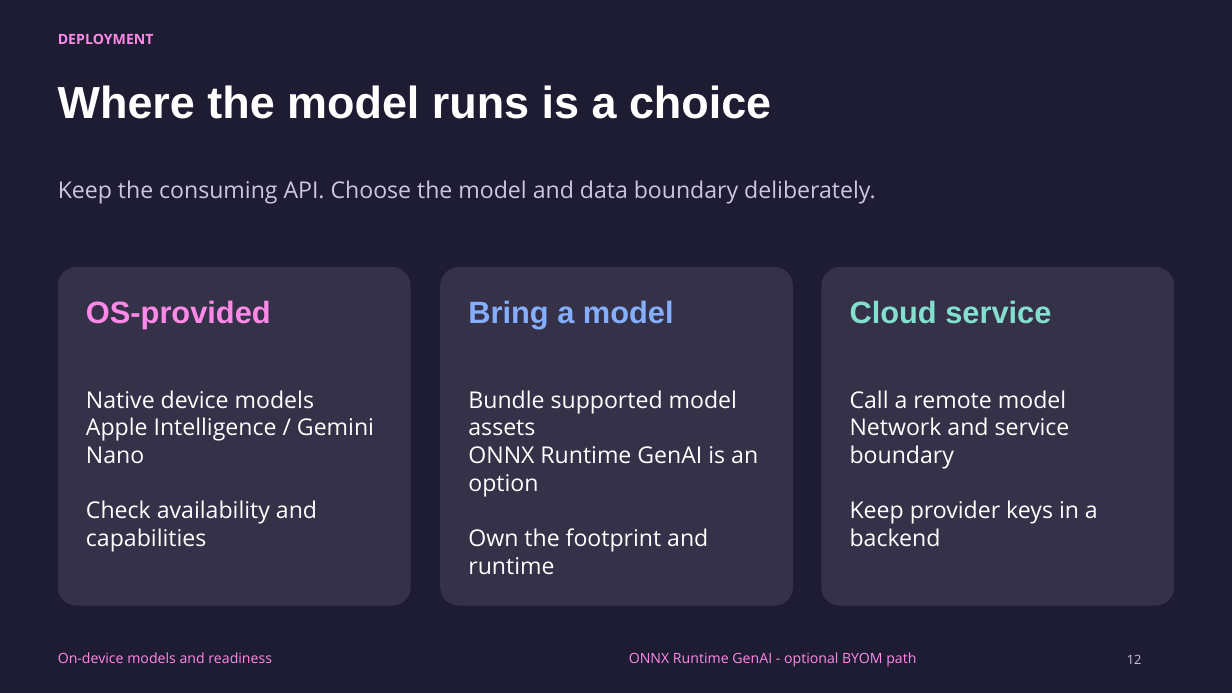
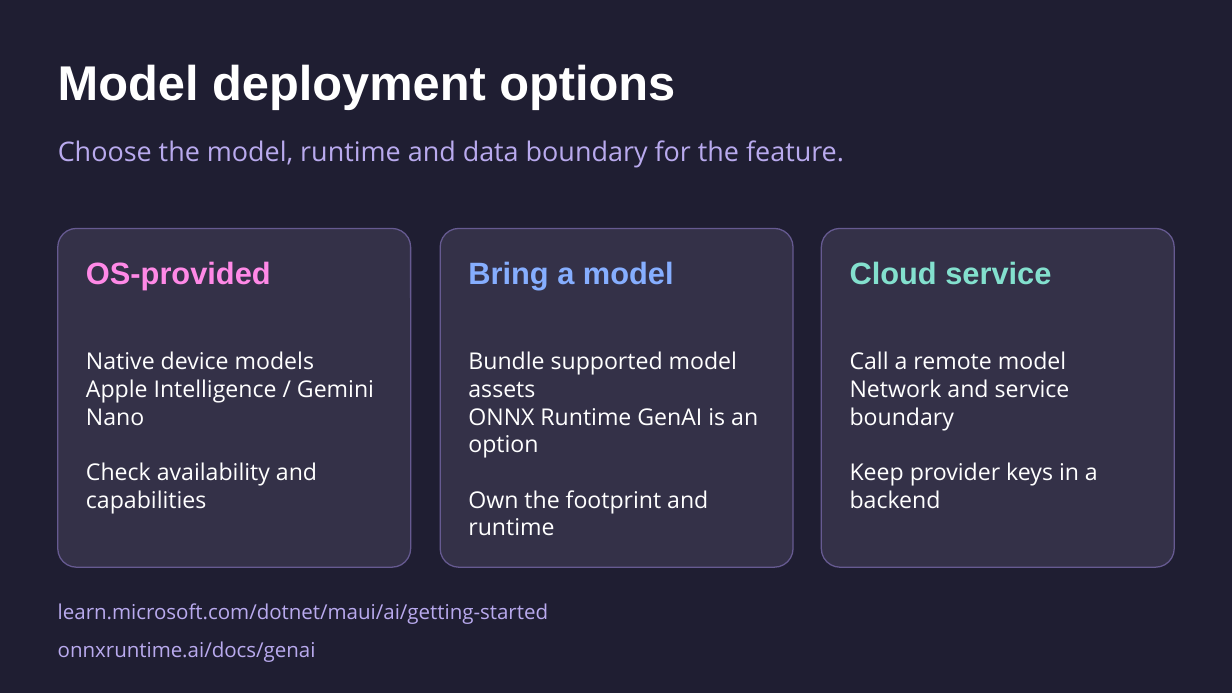
Before and after one commit to mattleibow/dotnetconf2026, a slide deck: slide 12 of slides.pptx. Drawn at 1232x693 pixels with LibreOffice and Linux fonts; fonts in the diff are those of the drawing. Boxes give left, top, right and bottom in pixels: in the first picture for what was removed or moved away, otherwise in the second. Text is boxed around its words. In the diff, an @@ line names an element or a change of style, - is before the commit and + after.

```diff
--- a/slides.pptx
+++ b/slides.pptx
@@ background #1E1C32 to #1F1E32 @@
@@ text removed at (58, 33, 154, 44) @@
-DEPLOYMENT
@@ text at (58, 64, 675, 109): text changed; size 35 to 38 pt @@
-Where the model runs is a choice
+Model deployment options
@@ text at (58, 140, 844, 168): text changed; size 18 to 21 pt; text colour #CAC7DE to #B9AAEE @@
-Keep the consuming API. Choose the model and data boundary deliberately.
+Choose the model, runtime and data boundary for the feature.
@@ 6 texts, 3 rounded rectangles: place and size @@
-6 texts, 3 rounded rectangles at (57, 267, 1175, 606)
+6 texts, 3 rounded rectangles at (57, 228, 1175, 567)
@@ outline none to #665A91 1 pt in 3 elements at (57, 228, 410, 567), (440, 228, 793, 567), (822, 228, 1175, 567) @@
@@ text added at (58, 603, 548, 624), 16 pt, text #B9AAEE @@
+learn.microsoft.com/dotnet/maui/ai/getting-started
@@ text removed at (58, 652, 272, 663) @@
-On-device models and readiness
@@ text added at (58, 641, 316, 662), 16 pt, text #B9AAEE @@
+onnxruntime.ai/docs/genai
@@ text removed at (629, 652, 916, 667) @@
-ONNX Runtime GenAI - optional BYOM path
@@ text removed at (1127, 654, 1142, 664) @@
-12
```
Also in this commit, not shown: 26 other slides changed, 8 slides added, 6 slides removed.
